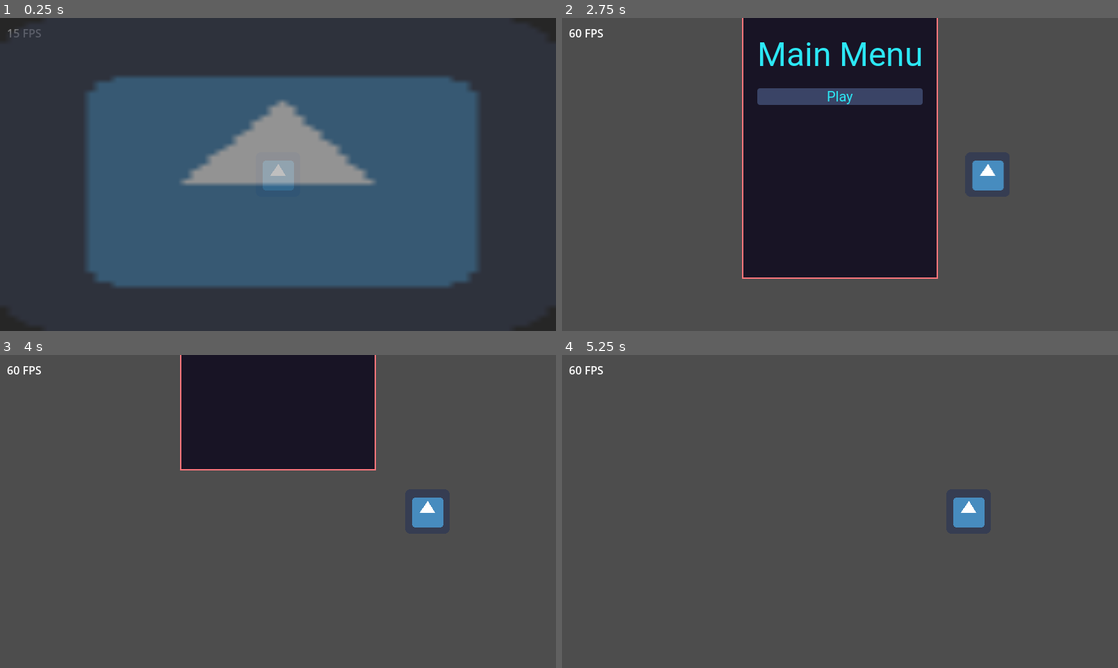
Above: before the commit, frames 1-4 (two rows, left to right).
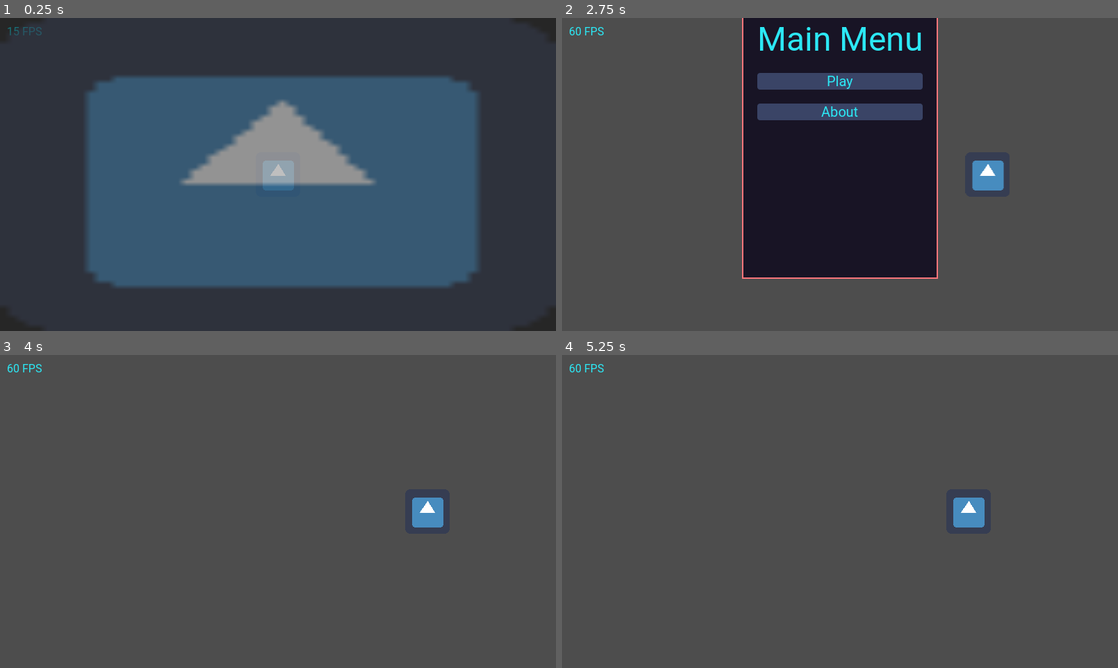
Above: after the commit, the same moments.

Repository: Bloodyaugust/godot-template
Game: Godot game, scene res://scenes/main.tscn
Two runs of this game, one before a commit and one after it. Both use one fixed random seed, a clock stepped at 60 frames per second and the inputs below. The engine's default icon, where the game draws it, is replaced by a stand-in: a white triangle on a blue panel in a dark square.
Inputs (mouse positions are in pixels of both pictures, inside the frame that each line leads up to):
- Up to frame 1 (0.25 s): no input
- Up to frame 2 (2.75 s): tap Enter at 0.5, 2 s; move the mouse to (962, 158) at 0.52 s; hold D (move_right) 0.53-1.25 s; click (962, 158) at 0.67 s; tap Space at 1.25 s; drag from (728, 190) to (812, 237) at 1.27 s; move the mouse to (895, 105) at 2.02 s; hold D (move_right) from 2.03 s (still down)
- Up to frame 3 (4 s): release D (move_right) at 2.75 s; click (278, 448) at 2.75 s, where only the run after the commit has a clickable "About"; click (278, 589) at 3.5 s, where only the run before the commit has a clickable "Play"
- Up to frame 4 (5.25 s): drag from (812, 574) to (673, 464) at 4.27 s; tap Space at 5 s; move the mouse to (1006, 558) at 5.02 s; hold A (move_left) from 5.03 s (still down)

The runs differ from the first frame. In frame 1, less than 0.1% of the frame differs, in the area x 1-8%, y 2-7%; in frame 2, 5.8%; in frame 3, 13%, in the area x 1-68%, y 0-37%; in frame 4, 0.1%.

Commit message:
Add About view
- Add theme variation for large text labels

Diff:
--- a/project.godot
+++ b/project.godot
@@ -31,6 +31,10 @@
 [editor_plugins]
 
 enabled=PackedStringArray()
+
+[gui]
+
+theme/custom="res://resources/base_theme.tres"
 
 [input]
 
--- a/resources/base_theme.tres
+++ b/resources/base_theme.tres
@@ -49,6 +49,7 @@
 default_font = ExtResource("1_8gnum")
 default_font_size = 16
 Button/colors/font_color = Color(0.172549, 0.909804, 0.960784, 1)
+Button/font_sizes/font_size = 20
 Button/styles/disabled = SubResource("StyleBoxFlat_8s2yx")
 Button/styles/focus = SubResource("StyleBoxFlat_kdxwa")
 Button/styles/hover = SubResource("StyleBoxFlat_4xa4c")
@@ -63,6 +64,8 @@
 Label/font_sizes/h2 = 32
 Label/font_sizes/h3 = 24
 Label/font_sizes/subheading = 20
+LargeLabel/base_type = &"Label"
+LargeLabel/font_sizes/font_size = 24
 MarginContainer/constants/margin_bottom = 10
 MarginContainer/constants/margin_left = 10
 MarginContainer/constants/margin_right = 10
--- a/scenes/main.tscn
+++ b/scenes/main.tscn
@@ -7,6 +7,7 @@
 [ext_resource type="Script" path="res://views/MainMenu.gd" id="4"]
 [ext_resource type="PackedScene" path="res://lib/BetterCam.tscn" id="5"]
 [ext_resource type="Script" path="res://views/Splash.gd" id="6"]
+[ext_resource type="Script" path="res://views/About.gd" id="7_xk6j8"]
 
 [node name="Node2D" type="Node2D"]
 
@@ -52,6 +53,12 @@
 theme_override_font_sizes/font_size = 20
 text = "Play"
 
+[node name="About" type="Button" parent="UIRoot/MainMenu/PanelContainer/MarginContainer/VBoxContainer"]
+unique_name_in_owner = true
+layout_mode = 2
+theme_override_font_sizes/font_size = 20
+text = "About"
+
 [node name="FPS" type="MarginContainer" parent="UIRoot"]
 theme_override_constants/margin_left = 10
 theme_override_constants/margin_top = 10
@@ -80,6 +87,42 @@
 grow_vertical = 2
 texture = ExtResource("2")
 
+[node name="About" type="CenterContainer" parent="UIRoot"]
+visible = false
+anchors_preset = 15
+anchor_right = 1.0
+anchor_bottom = 1.0
+grow_horizontal = 2
+grow_vertical = 2
+theme = ExtResource("2_1ffbx")
+script = ExtResource("7_xk6j8")
+
+[node name="PanelContainer" type="PanelContainer" parent="UIRoot/About"]
+layout_mode = 2
+
+[node name="MarginContainer" type="MarginContainer" parent="UIRoot/About/PanelContainer"]
+layout_mode = 2
+
+[node name="VBoxContainer" type="VBoxContainer" parent="UIRoot/About/PanelContainer/MarginContainer"]
+layout_mode = 2
+
+[node name="Label" type="Label" parent="UIRoot/About/PanelContainer/MarginContainer/VBoxContainer"]
+layout_mode = 2
+theme_type_variation = &"H1"
+text = "About"
+horizontal_alignment = 1
+
+[node name="Label2" type="Label" parent="UIRoot/About/PanelContainer/MarginContainer/VBoxContainer"]
+layout_mode = 2
+theme_type_variation = &"LargeLabel"
+text = "Made by: Greyson Richey
+Made with Godot"
+
+[node name="MainMenu" type="Button" parent="UIRoot/About/PanelContainer/MarginContainer/VBoxContainer"]
+unique_name_in_owner = true
+layout_mode = 2
+text = "Main Menu"
+
 [node name="BetterCam" parent="." instance=ExtResource("5")]
 key_movement = false
 mouse_drag = false
--- a/script_templates/Control/view.gd
+++ b/script_templates/Control/view.gd
@@ -1,7 +1,7 @@
 extends Control
 
-func _on_state_changed(state_key: String, substate):
-_TS_pass
+func _on_state_changed(_state_key: String, _substate):
+  pass
 
 func _ready():
-_TS_Store.state_changed.connect(self._on_state_changed)
+  Store.state_changed.connect(self._on_state_changed)
--- /dev/null
+++ b/views/About.gd
@@ -0,0 +1,11 @@
+extends Control
+
+@onready var _main_menu_button: Button = %MainMenu
+
+func _on_main_menu_button_pressed() -> void:
+  ViewController.set_client_view(ViewController.CLIENT_VIEWS.MAIN_MENU)
+
+func _ready():
+  _main_menu_button.connect("pressed", self._on_main_menu_button_pressed)
+
+  ViewController.register_view(ViewController.CLIENT_VIEWS.ABOUT, self)
--- a/views/MainMenu.gd
+++ b/views/MainMenu.gd
@@ -1,11 +1,16 @@
 extends Control
 
+@onready var _about_button: Button = %About
 @onready var _play_button: Button = %Play
+
+func _on_about_button_pressed() -> void:
+  ViewController.set_client_view(ViewController.CLIENT_VIEWS.ABOUT)
 
 func _on_play_button_pressed() -> void:
   Store.start_game()
 
 func _ready():
+  _about_button.connect("pressed", self._on_about_button_pressed)
   _play_button.connect("pressed", self._on_play_button_pressed)
 
   ViewController.register_view(ViewController.CLIENT_VIEWS.MAIN_MENU, self)
Not shown: 1 places in scenes/main.tscn that only renumber resources
